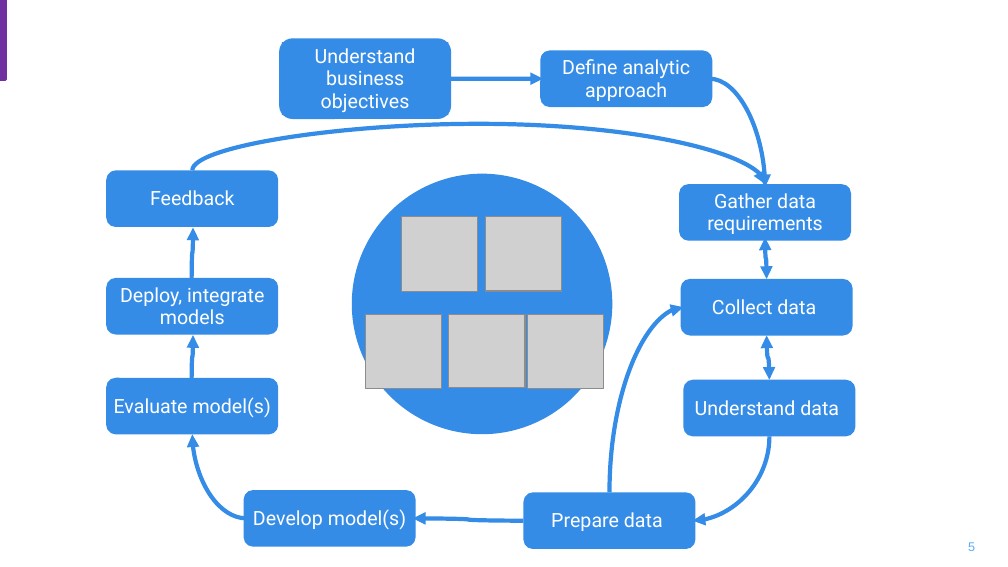
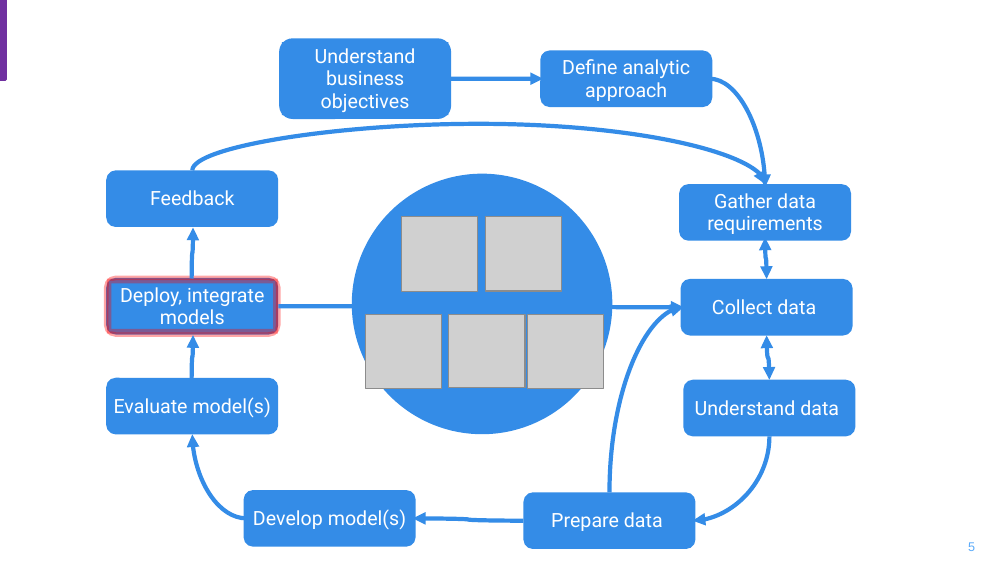
Before and after one commit to ibm-cloud-architecture/refarch-data-ai-analytics, a slide deck: slide 5 of docs/AI-Data-ML-ArchitectureDiagrams.pptx. Drawn at 1008x567 pixels with LibreOffice and Linux fonts; fonts in the diff are those of the drawing; grey boxes stand for pictures; background and template pictures are left out. Boxes give left, top, right and bottom in pixels: in the first picture for what was removed or moved away, otherwise in the second. Text is boxed around its words. In the diff, an @@ line names an element or a change of style, - is before the commit and + after.

Commit message:
Change methodology diagrams. integrate last intro

```diff
--- a/docs/AI-Data-ML-ArchitectureDiagrams.pptx
+++ b/docs/AI-Data-ML-ArchitectureDiagrams.pptx
@@ rounded rectangle at (106,278,278,335): outline none to #FF0000 3.25 pt @@
@@ rectangle "Deploy, integrate models" at (109,281,275,332): outline none to #FF0000 3.25 pt @@
@@ curved arrow added from (278, 306) to (683, 307), #348CE7 3 pt @@
```
Also in this commit, not shown: 3 other slides changed, 7 other files.
